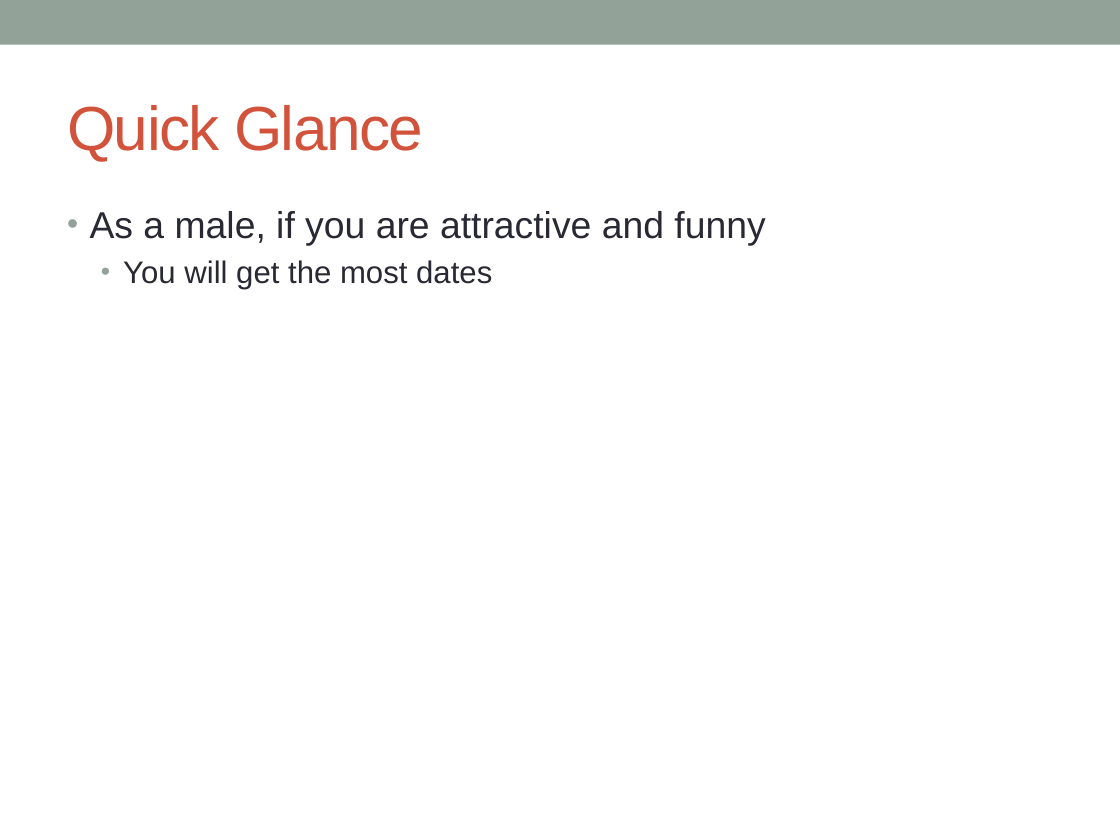
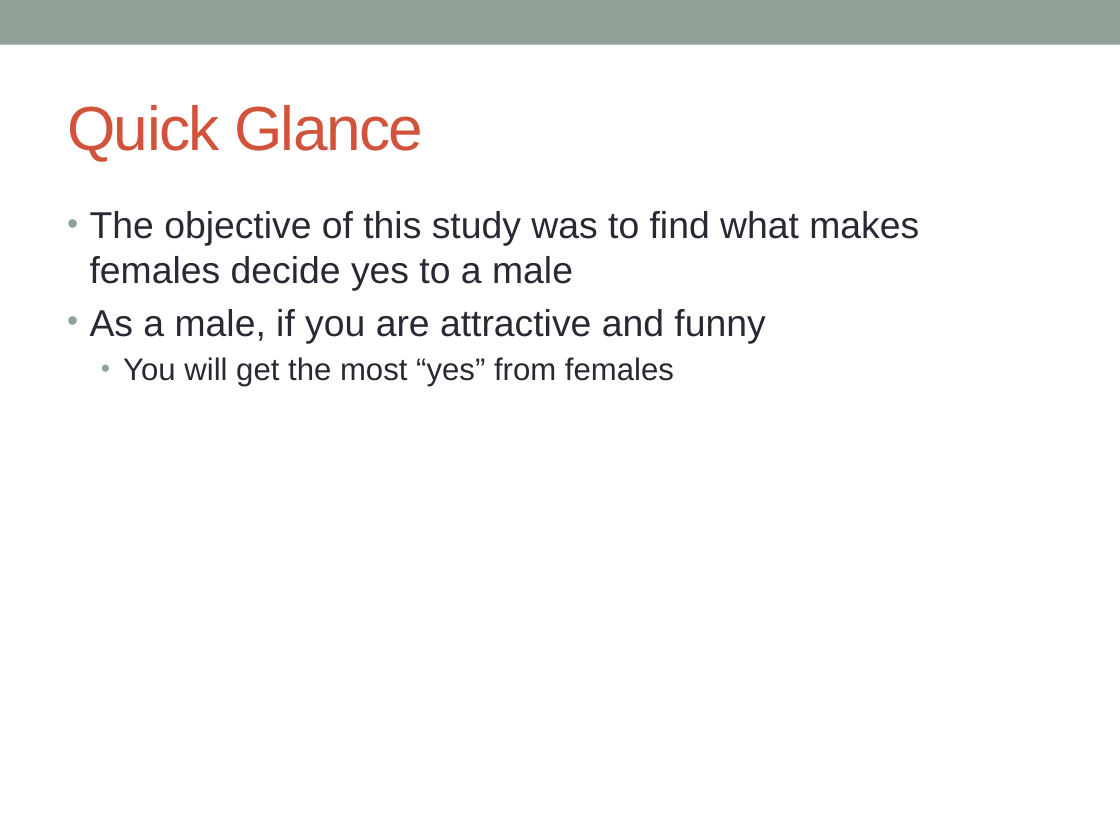
Before and after one commit to jonathanbae/4559Project1, a slide deck: slide 2 of baej.lih.project-1.pptx. Drawn at 1120x840 pixels with LibreOffice and Linux fonts; fonts in the diff are those of the drawing. Boxes give left, top, right and bottom in pixels: in the first picture for what was removed or moved away, otherwise in the second. Text is boxed around its words. In the diff, an @@ line names an element or a change of style, - is before the commit and + after.

```diff
--- a/baej.lih.project-1.pptx
+++ b/baej.lih.project-1.pptx
@@ text at <box>90,211,919,291</box>: paragraph added @@
+• The objective of this study was to find what makes females decide yes to a male
@@ text at <box>123,357,674,387</box>: text changed @@
-  • You will get the most dates
+  • You will get the most “yes” from females
```
Also in this commit, not shown: 4 slides added, 1 slide removed, 1 other file.
